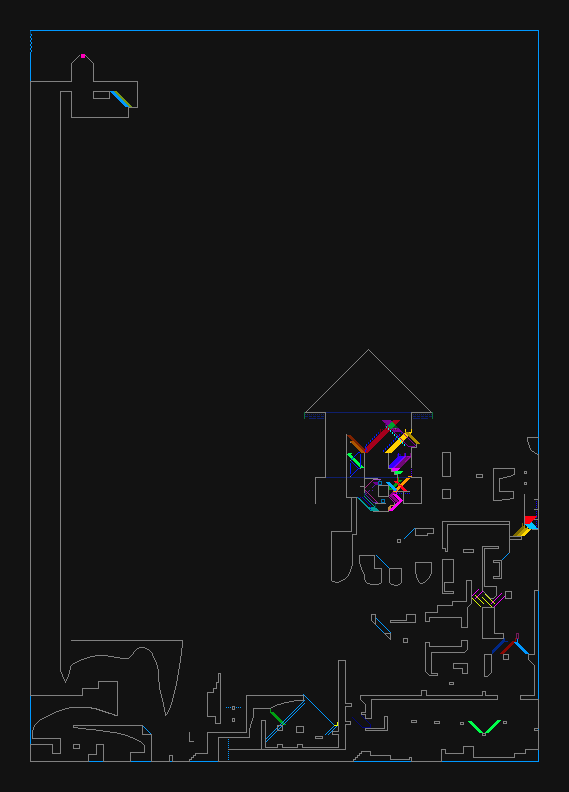
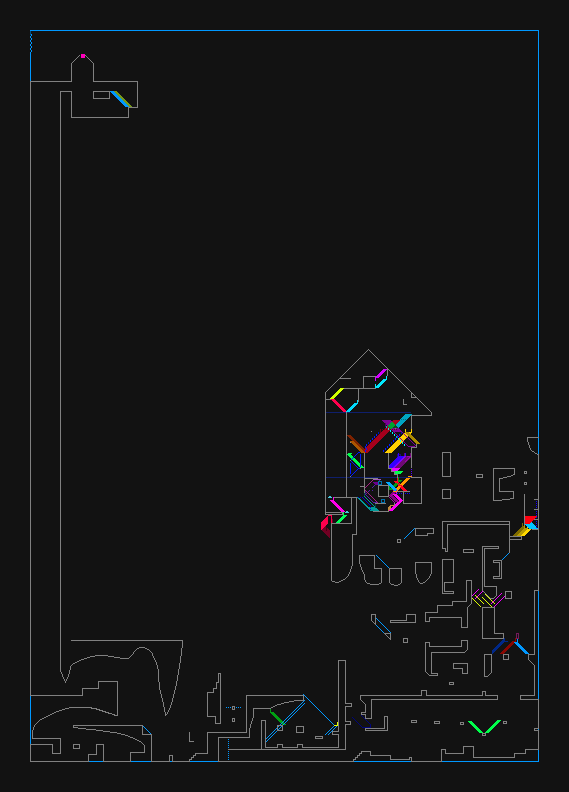
Two versions of the same layered image (569 x 792). Layer-by-layer changes:
painted on "collisions" over [304, 369, 433, 538]
painted on "gameplay_guidelines" over [304, 369, 433, 538]
